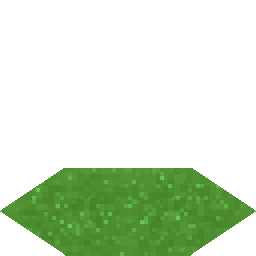
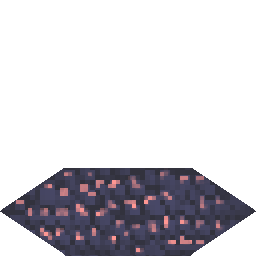
Layered file, before and after one edit (256 × 256). Changes by layer:
added group "sol_rocheux2" with 2 layers above "sol_rocheux" over bbox(0, 168, 256, 256)
added layer "Calque 19" in group "sol_rocheux2" over bbox(0, 168, 256, 256)
added layer "sol_rocheux" (1st of 3, in "sol_rocheux2") in group "sol_rocheux2" over bbox(0, 168, 256, 256)
hid group "sol_super_2" (1st of 2) (2 layers) over bbox(0, 168, 256, 256)
